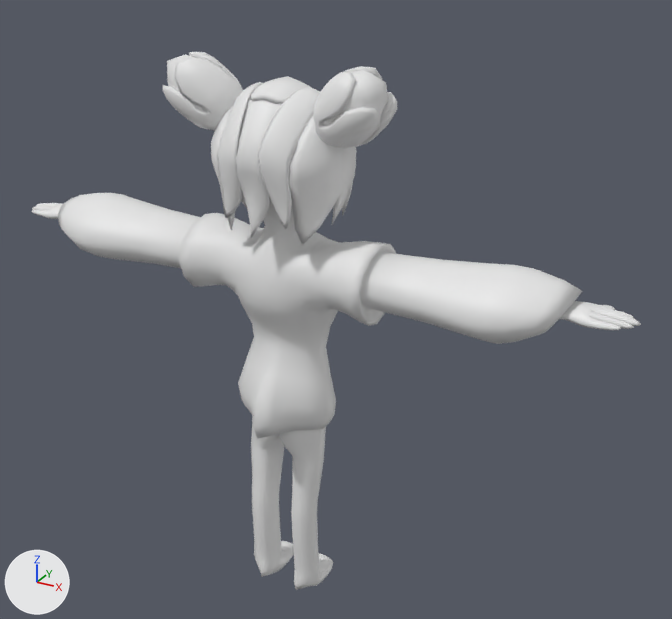
The Blender file media/trunk/karts/kiki/kiki.blend as it was, and as the next commit left it.
Both versions are drawn from a 50 mm camera at (0.754, -1.196, 1.157) aimed at (0.126, -0.055, 0.587). Arrows for +X, +Y and +Z are at lower left; the lights stay in place. The first picture is the older version. Materials are left out; every surface is plain grey.

Script lines for the objects in view, before the commit:
```python
me_kiki = bpy.data.meshes.new('kiki')
me_kiki.from_pydata(...)  # 1135 vertices, 1100 faces; spans x -0.001..0.561, y -0.101..0.112, z -0.794..0.112
me_kiki.polygons.foreach_set('use_smooth', [True] * 1100)
me_kiki.materials.append(mat_clothes)
me_kiki_001 = bpy.data.meshes.new('kiki.001')
me_kiki_001.from_pydata(...)  # 834 vertices, 786 faces; spans x 0.001..0.194, y -0.073..0.102, z -0.117..0.149
me_kiki_001.polygons.foreach_set('use_smooth', [True] * 786)
me_kiki_001.materials.append(mat_clothes)
ob_kiki = bpy.data.objects.new('kiki', me_kiki)
ob_kiki.location = (0.0, 0.008, 0.795)
ob_kiki.rotation_euler = (0.0, 0.0, 3.142)  # degrees (0, 0, 180)
_m = ob_kiki.modifiers.new('Mirror', 'MIRROR')
_m.merge_threshold = 0.01
ob_kiki_001 = bpy.data.objects.new('kiki.001', me_kiki_001)
ob_kiki_001.location = (0.0, 0.008, 0.795)
ob_kiki_001.rotation_euler = (0.0, 0.0, 3.142)  # degrees (0, 0, 180)
_m = ob_kiki_001.modifiers.new('Mirror', 'MIRROR')
_m.merge_threshold = 0.01
```
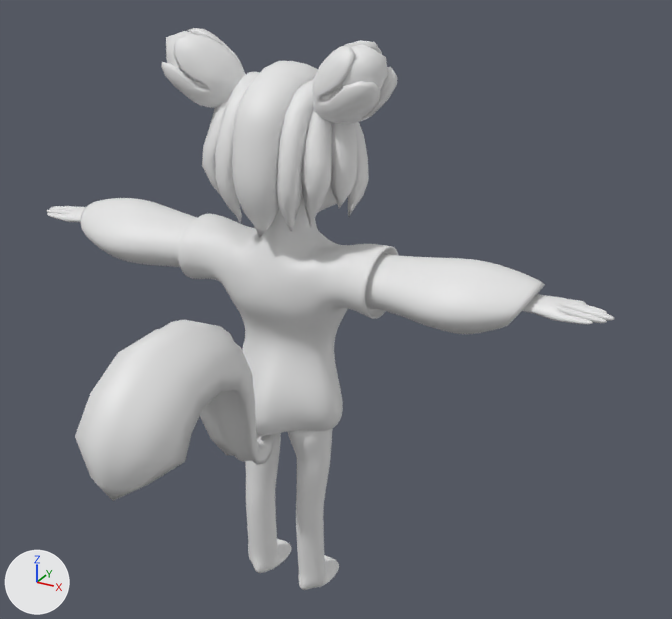
Changed parts and their boxes (x1, y1, x2, y2) in the pictures (672 x 619 px; the box of a moved part takes in the faces that stretch with it):
'kiki', reshaped, modifiers changed
    before: (32, 124, 641, 590)
    after: (47, 184, 614, 590)
'kiki.001', reshaped, moved, turned
    before: (163, 52, 397, 245)
    after: (162, 28, 397, 233)
'tail', added
    after: (75, 320, 274, 501)
'hair', added
    after: (232, 61, 318, 237)
part 1 of me_kiki_001, moved or reshaped
    before: (163, 52, 397, 148)
    after: (162, 28, 397, 124)
part 2 of me_kiki_001, moved or reshaped
    before: (167, 54, 388, 140)
    after: (166, 31, 388, 116)
part 3 of me_kiki_001, added
    after: (215, 72, 314, 233)
part 4 of me_kiki_001, added
    after: (202, 101, 332, 228)
part 5 of me_kiki_001, added
    after: (348, 122, 369, 216)
part 6 of me_kiki_001, added
    after: (210, 108, 357, 208)
part 7 of me_kiki_001, deleted
    before: (211, 76, 357, 245)

The change, as a list of edits to the scene's bpy script:
```text
Change me_kiki_001:
    used by ob_kiki_001; location = (0.0, 0.008, 0.795); rotation_euler = (0.0, 0.0, 3.142), in degrees (0, 0, 180)
    remove me_kiki_001.from_pydata(...)  # 834 vertices, 786 faces; spans x 0.001..0.194, y -0.073..0.102, z -0.117..0.149
    add me_kiki_001.from_pydata(...)  # 596 vertices, 592 faces; spans x -0.192..-0.026, y -0.174..0.013, z -0.162..0.123
    me_kiki_001 part 1: the loose piece of 296 vertices spanning x 0.053..0.194, y -0.036..0.07, z 0.02..0.149 is turned 180 degrees about the z axis through its middle, then moved by (-0.246, -0.114, -0.027)
    me_kiki_001 part 2: the loose piece of 42 vertices spanning x 0.07..0.187, y -0.03..0.067, z 0.034..0.147 is turned 180 degrees about the z axis through its middle, then moved by (-0.255, -0.117, -0.027)
    me_kiki_001 part 3: a new loose piece of 116 vertices spanning x -0.088..-0.026, y -0.174..0.013, z -0.162..0.059
    me_kiki_001 part 4: a new loose piece of 54 vertices spanning x -0.111..-0.066, y -0.155..-0.089, z -0.157..0.058
    me_kiki_001 part 5: a new loose piece of 44 vertices spanning x -0.13..-0.085, y -0.076..-0.025, z -0.155..0.038
    me_kiki_001 part 6: a new loose piece of 44 vertices spanning x -0.13..-0.093, y -0.117..-0.061, z -0.13..0.051
    me_kiki_001 part 7: 8 loose pieces with 495 vertices, spanning x 0.001..0.117, y -0.073..0.102, z -0.117..0.119, are deleted
    other edits to the shape of me_kiki_001 do not show in these pictures
Change me_kiki:
    used by ob_kiki; location = (0.0, 0.008, 0.795); rotation_euler = (0.0, 0.0, 3.142), in degrees (0, 0, 180)
    remove me_kiki.from_pydata(...)  # 1135 vertices, 1100 faces; spans x -0.001..0.561, y -0.101..0.112, z -0.794..0.112
    add me_kiki.from_pydata(...)  # 400 vertices, 371 faces; spans x 0.003..0.529, y -0.113..0.115, z -0.794..0.116
    me_kiki part 8: 1135 vertices removed from x -0.001..0.561, y -0.101..0.112, z -0.794..0.112; 400 vertices added at x 0.003..0.529, y -0.113..0.115, z -0.794..0.116
Add me_hair:
    me_hair.from_pydata(...)  # 159 vertices, 161 faces; spans x -0.046..0.046, y -0.103..0.103, z -0.125..0.125
    me_hair.polygons.foreach_set('use_smooth', [True] * 161)
Add me_tail:
    me_tail.from_pydata(...)  # 194 vertices, 208 faces; spans x -0.077..0.077, y -0.216..0.216, z -0.158..0.158
    me_tail.polygons.foreach_set('use_smooth', [True] * 208)
Change ob_kiki_001:
    ob_kiki_001.rotation_euler: (0.0, 0.0, 3.142) -> (0.0, 0.0, 0.0)  # degrees (0, 0, 180) -> degrees (0, 0, 0)
    ob_kiki_001.location: (0.0, 0.008, 0.795) -> (0.0, 0.088, 0.857)
Change ob_kiki:
    add _m = ob_kiki.modifiers.new('Subsurf', 'SUBSURF')
Add ob_hair:
    ob_hair = bpy.data.objects.new('hair', me_hair)
    ob_hair.location = (-0.001, 0.008, 0.809)
Add ob_tail:
    ob_tail = bpy.data.objects.new('tail', me_tail)
    ob_tail.location = (0.0, -0.247, 0.466)
```
